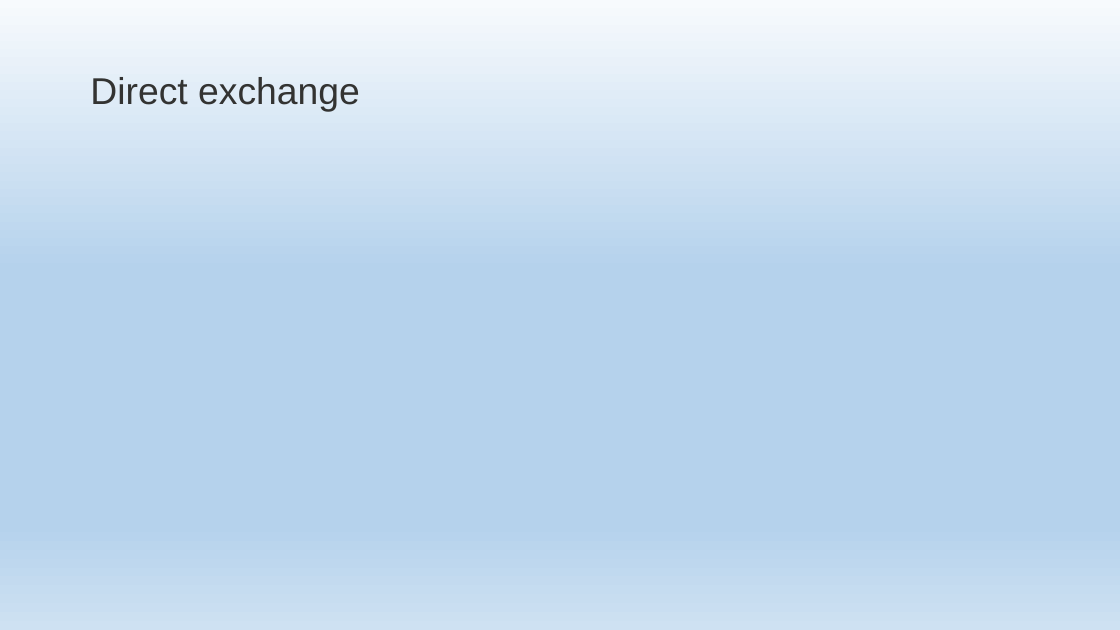
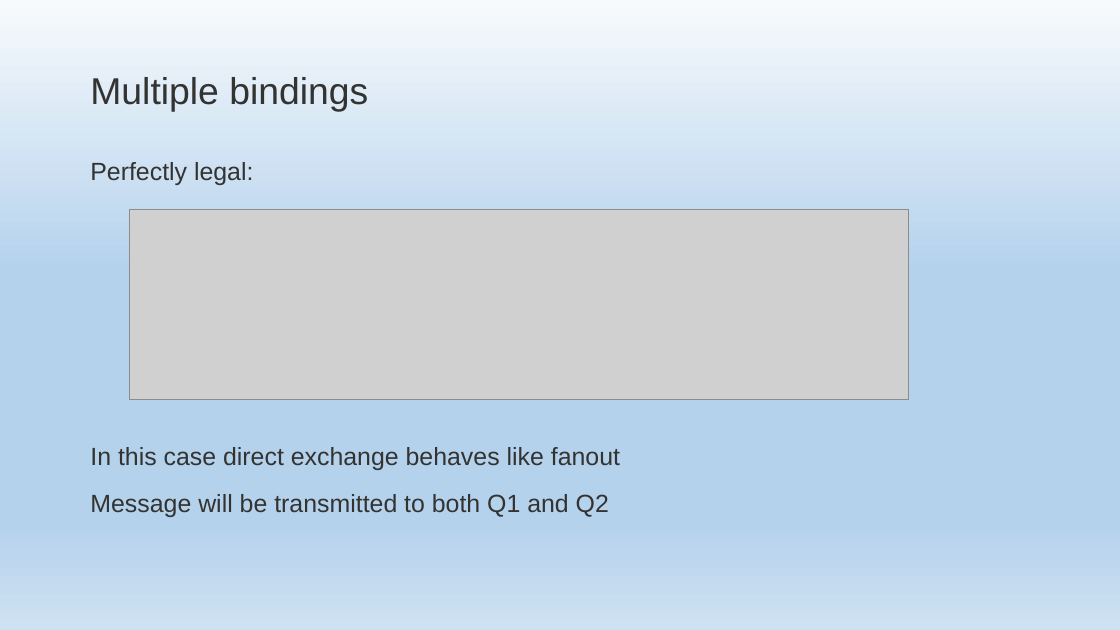
Before and after one commit to EPilyaev/RabbitMQNetCore, a slide deck: slide 38 of RabbitMQNetCore.pptm. Drawn at 1120x630 pixels with LibreOffice and Linux fonts; fonts in the diff are those of the drawing; grey boxes stand for pictures; background and template pictures are left out. Boxes give left, top, right and bottom in pixels: in the first picture for what was removed or moved away, otherwise in the second. Text is boxed around its words. In the diff, an @@ line names an element or a change of style, - is before the commit and + after.

```diff
--- a/RabbitMQNetCore.pptm
+++ b/RabbitMQNetCore.pptm
@@ title at (90,77,368,112): text changed @@
-Direct exchange
+Multiple bindings
@@ text added at (90,162,620,517), 32 pt, text #333332 @@
+Perfectly legal:
+In this case direct exchange behaves like fanout
+Message will be transmitted to both Q1 and Q2
@@ picture added at (130,210,909,400) @@
```
Also in this commit, not shown: 1 slide added.
